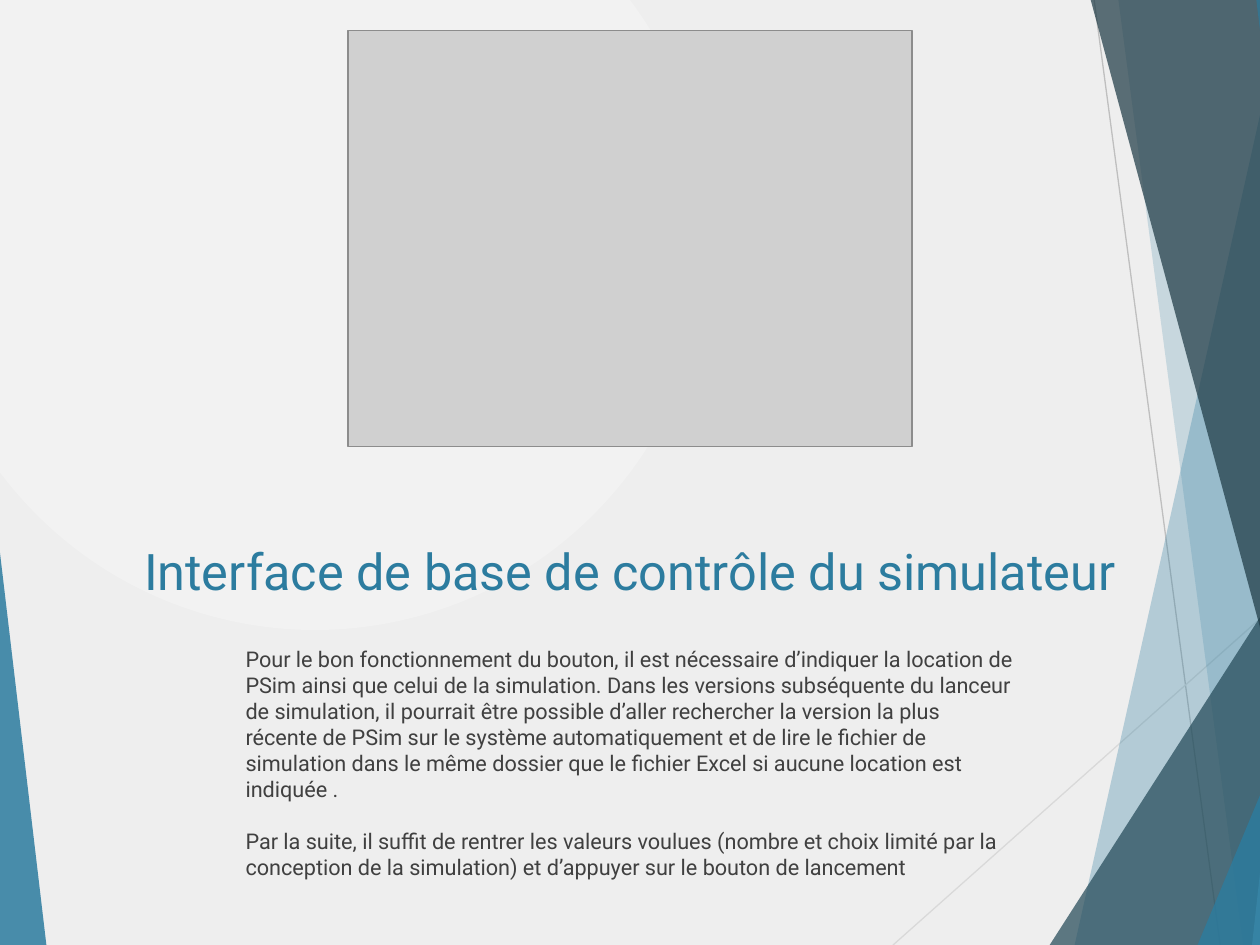
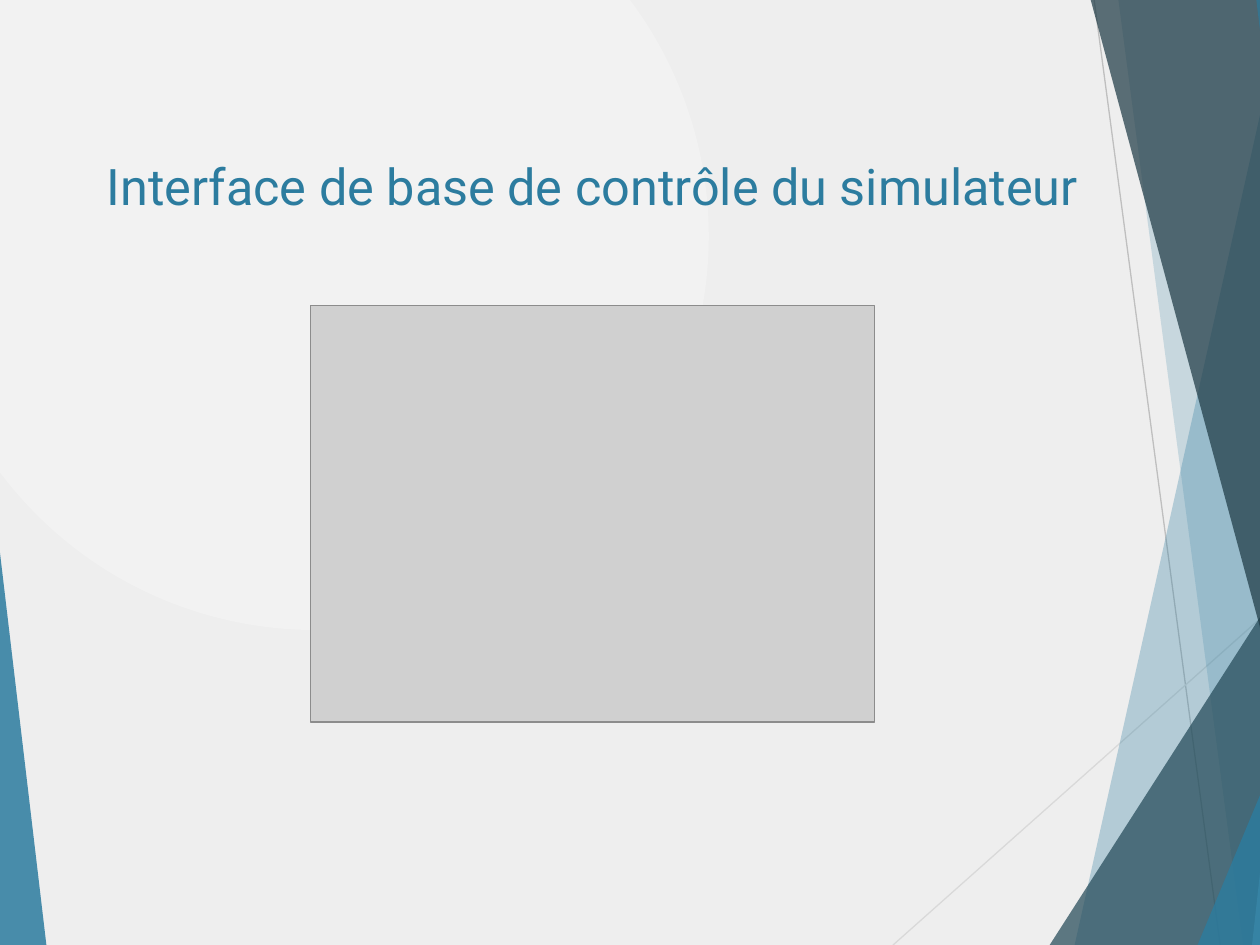
Before and after one commit to danthib76/DesignIV, a slide deck: slide 23 of Remise/Remise 2/Presentation_Remise_2.pptx (slide 17 before the commit). Drawn at 1260x945 pixels with LibreOffice and Linux fonts; fonts in the diff are those of the drawing; grey boxes stand for pictures. Boxes give left, top, right and bottom in pixels: in the first picture for what was removed or moved away, otherwise in the second. Text is boxed around its words. In the diff, an @@ line names an element or a change of style, - is before the commit and + after.

Commit message:
Ajout images simulation Psim

```diff
--- a/Remise/Remise 2/Presentation_Remise_2.pptx
+++ b/Remise/Remise 2/Presentation_Remise_2.pptx
@@ title "Interface de base de contrôle ...": place and size @@
-title "Interface de base de contrôle ..." at box(144, 551, 1115, 591)
+title "Interface de base de contrôle ..." at box(107, 166, 1078, 206)
@@ picture: place and size @@
-picture at box(348, 30, 912, 446)
+picture at box(311, 306, 876, 722)
@@ text removed at box(246, 650, 1013, 880) @@
-Pour le bon fonctionnement du bouton, il est nécessaire d’indiquer la location de PSim ainsi que celui de la simulation. Dans les versions subséquente du lanceur de simulation, il pourrait être possible d’aller rechercher la version la plus récente de PSim sur le système automatiquement et de lire le fichier de simulation dans le même dossier que le fichier Excel si aucune location est indiquée .
-Par la suite, il suffit de rentrer les valeurs voulues (nombre et choix limité par la conception de la simulation) et d’appuyer sur le bouton de lancement
```
Also in this commit, not shown: 9 other slides changed, 16 slides added, 5 slides removed.
